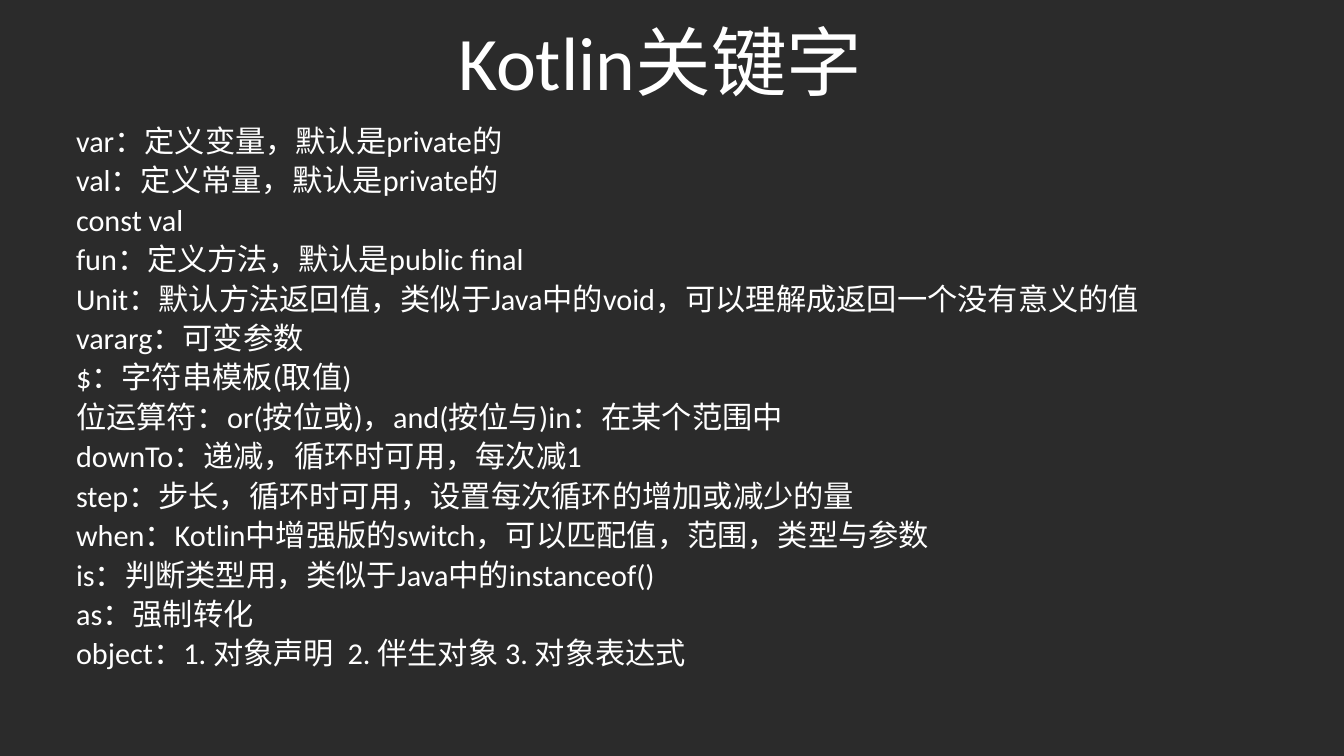
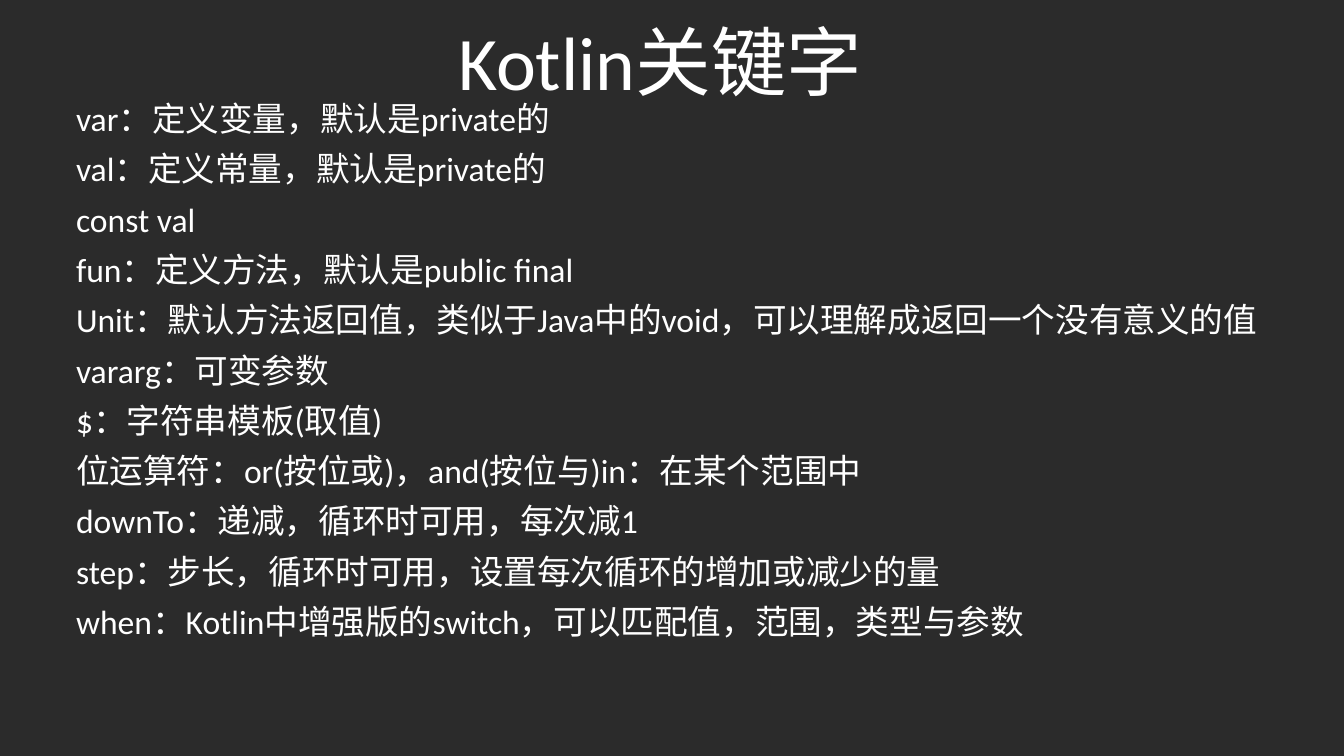
Before and after one commit to gaoleicoding/HelloKotlin, a slide deck: slide 4 of KotlinApp/Kotlin分享.pptx. Drawn at 1344x756 pixels with LibreOffice and Linux fonts; fonts in the diff are those of the drawing; background and template pictures are left out; a plain dark background stands for a picture behind light text. Boxes give left, top, right and bottom in pixels: in the first picture for what was removed or moved away, otherwise in the second. Text is boxed around its words. In the diff, an @@ line names an element or a change of style, - is before the commit and + after.

```diff
--- a/KotlinApp/Kotlin分享.pptx
+++ b/KotlinApp/Kotlin分享.pptx
@@ subtitle "var：定义变量，默认是private的": place and size @@
-subtitle "var：定义变量，默认是private的" at [76,127,1139,669]
+subtitle "var：定义变量，默认是private的" at [76,104,1257,638]
@@ subtitle "var：定义变量，默认是private的" at [76,104,1257,638]: size 21.6 to 24 pt; line spacing 0.7 to 0.9 @@
@@ subtitle at [76,560,686,669]: paragraphs removed @@
-is：判断类型用，类似于Java中的instanceof()
-as：强制转化
-object：1. 对象声明 2. 伴生对象 3. 对象表达式
```
Also in this commit, not shown: 1 slide added.
